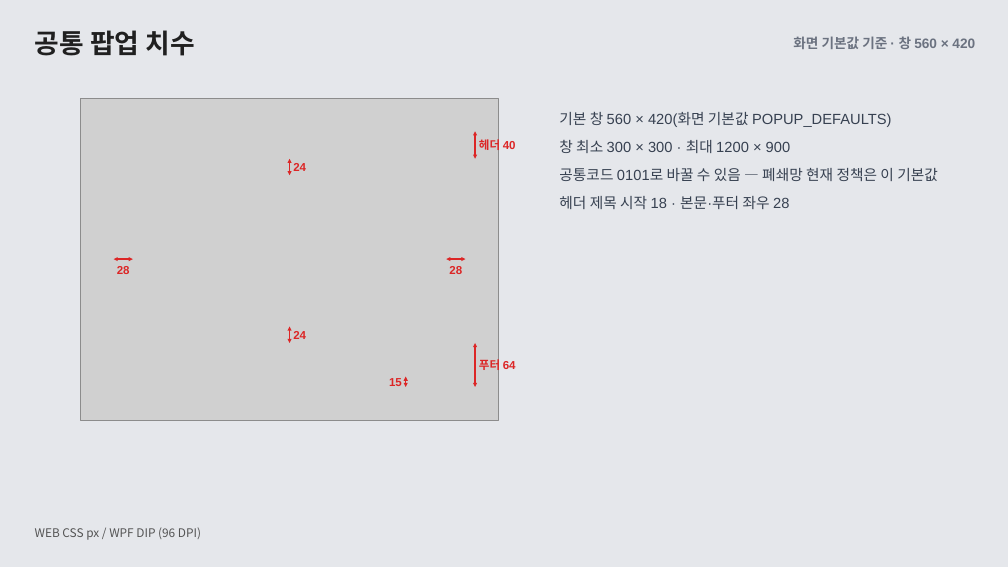
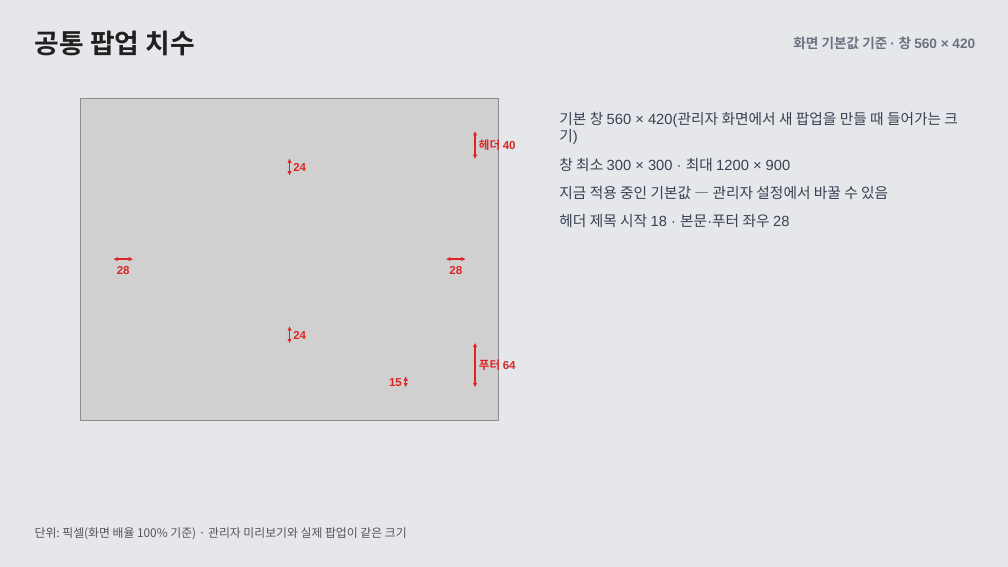
Before and after one commit to ok-sy/WPF_WindowsPopupWithC_proto, a slide deck: slide 1 of docs/design/61_popup_layout_guide/공통 팝업 UI 가이드 · WEB과 WPF (화면 기본값).pptx. Drawn at 1008x567 pixels with LibreOffice and Linux fonts; fonts in the diff are those of the drawing; grey boxes stand for pictures. Boxes give left, top, right and bottom in pixels: in the first picture for what was removed or moved away, otherwise in the second. Text is boxed around its words. In the diff, an @@ line names an element or a change of style, - is before the commit and + after.

```diff
--- a/docs/design/61_popup_layout_guide/공통 팝업 UI 가이드 · WEB과 WPF (화면 기본값).pptx
+++ b/docs/design/61_popup_layout_guide/공통 팝업 UI 가이드 · WEB과 WPF (화면 기본값).pptx
@@ text at [559,112,958,144]: text changed @@
-기본 창 560 × 420(화면 기본값 POPUP_DEFAULTS)
+기본 창 560 × 420(관리자 화면에서 새 팝업을 만들 때 들어가는 크기)
@@ text at [559,186,888,199]: text changed @@
-공통코드 0101로 바꿀 수 있음 — 폐쇄망 현재 정책은 이 기본값
+지금 적용 중인 기본값 — 관리자 설정에서 바꿀 수 있음
@@ text at [35,527,407,539]: text changed @@
-WEB CSS px / WPF DIP (96 DPI)
+단위: 픽셀(화면 배율 100% 기준) · 관리자 미리보기와 실제 팝업이 같은 크기
```
Also in this commit, not shown: 10 other slides changed, 3 other files.
